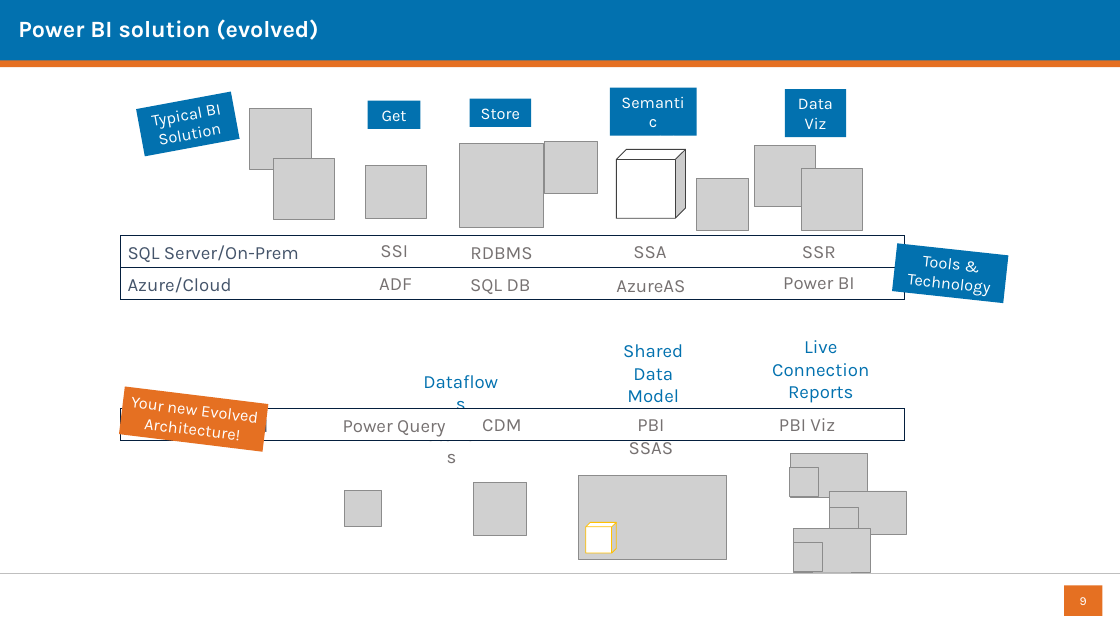
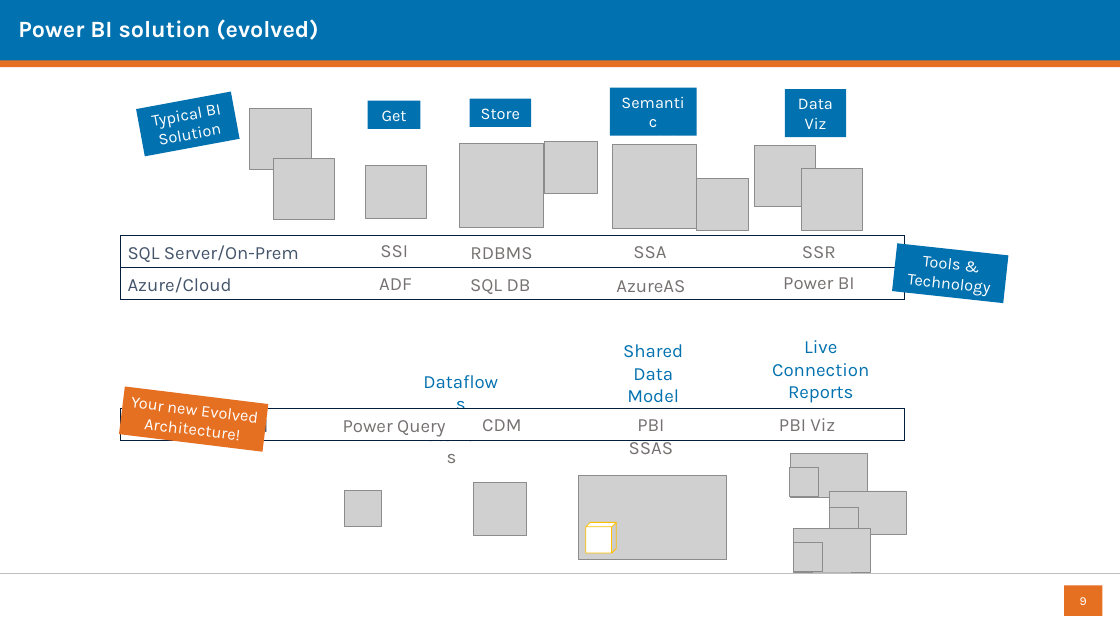
Before and after one commit to datalineo/sessions, a slide deck: slide 9 of Power BI Evolve Architecture/Evolving your Power BI Architecture using Dataflows and Shared Datasets.pptx. Drawn at 1120x630 pixels with LibreOffice and Linux fonts; fonts in the diff are those of the drawing; grey boxes stand for pictures; background and template pictures are left out. Boxes give left, top, right and bottom in pixels: in the first picture for what was removed or moved away, otherwise in the second. Text is boxed around its words. In the diff, an @@ line names an element or a change of style, - is before the commit and + after.

```diff
--- a/Power BI Evolve Architecture/Evolving your Power BI Architecture using Dataflows and Shared Datasets.pptx
+++ b/Power BI Evolve Architecture/Evolving your Power BI Architecture using Dataflows and Shared Datasets.pptx
@@ picture added at (x1=613, y1=145, x2=697, y2=229) @@
@@ cube removed at (x1=617, y1=150, x2=686, y2=218) @@
```
Also in this commit, not shown: 8 other slides changed, 4 other files.
